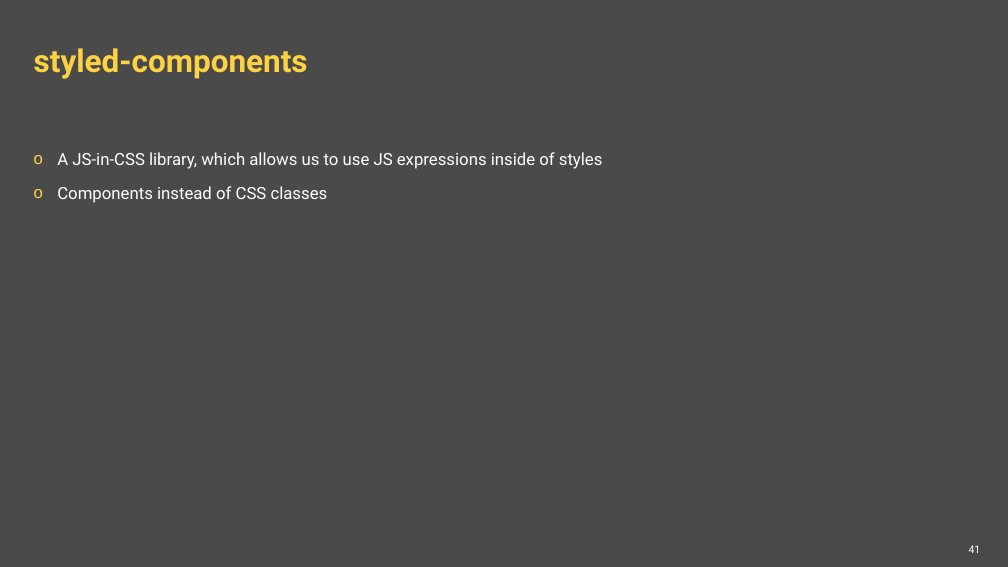
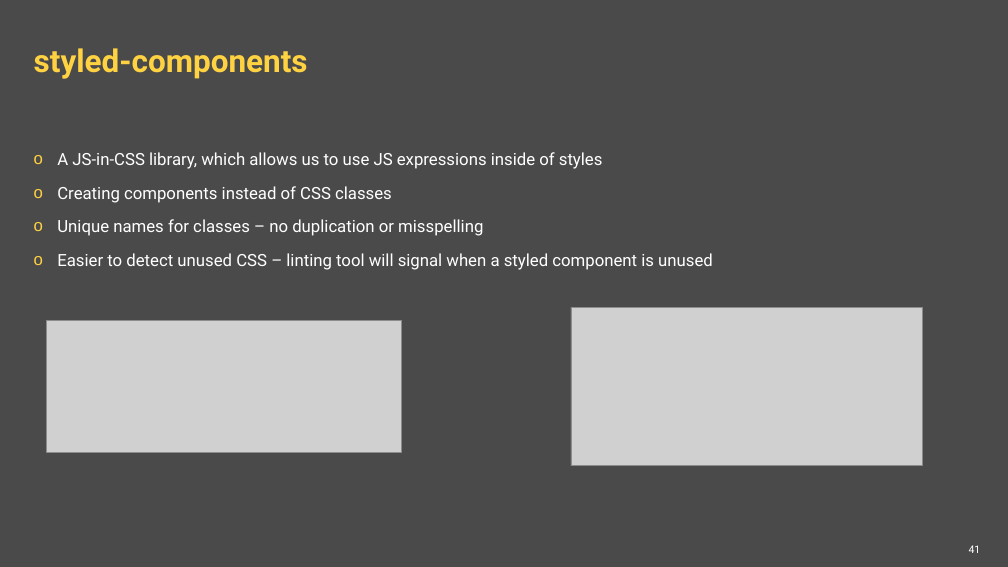
Before and after one commit to ppuzio/react-course-examples, a slide deck: slide 41 of React BEST course.pptx. Drawn at 1008x567 pixels with LibreOffice and Linux fonts; fonts in the diff are those of the drawing; grey boxes stand for pictures; background and template pictures are left out. Boxes give left, top, right and bottom in pixels: in the first picture for what was removed or moved away, otherwise in the second. Text is boxed around its words. In the diff, an @@ line names an element or a change of style, - is before the commit and + after.

Commit message:
styledcomponents props + presentation

```diff
--- a/React BEST course.pptx
+++ b/React BEST course.pptx
@@ text at <box>57,186,713,270</box>: text changed @@
-o Components instead of CSS classes
+o Creating components instead of CSS classes
+o Unique names for classes – no duplication or misspelling
+o Easier to detect unused CSS – linting tool will signal when a styled component is unused
@@ picture added at <box>47,321,402,453</box> @@
@@ picture added at <box>571,307,923,465</box> @@
```
Also in this commit, not shown: 2 other slides changed, 2 slides added, 4 other files.
